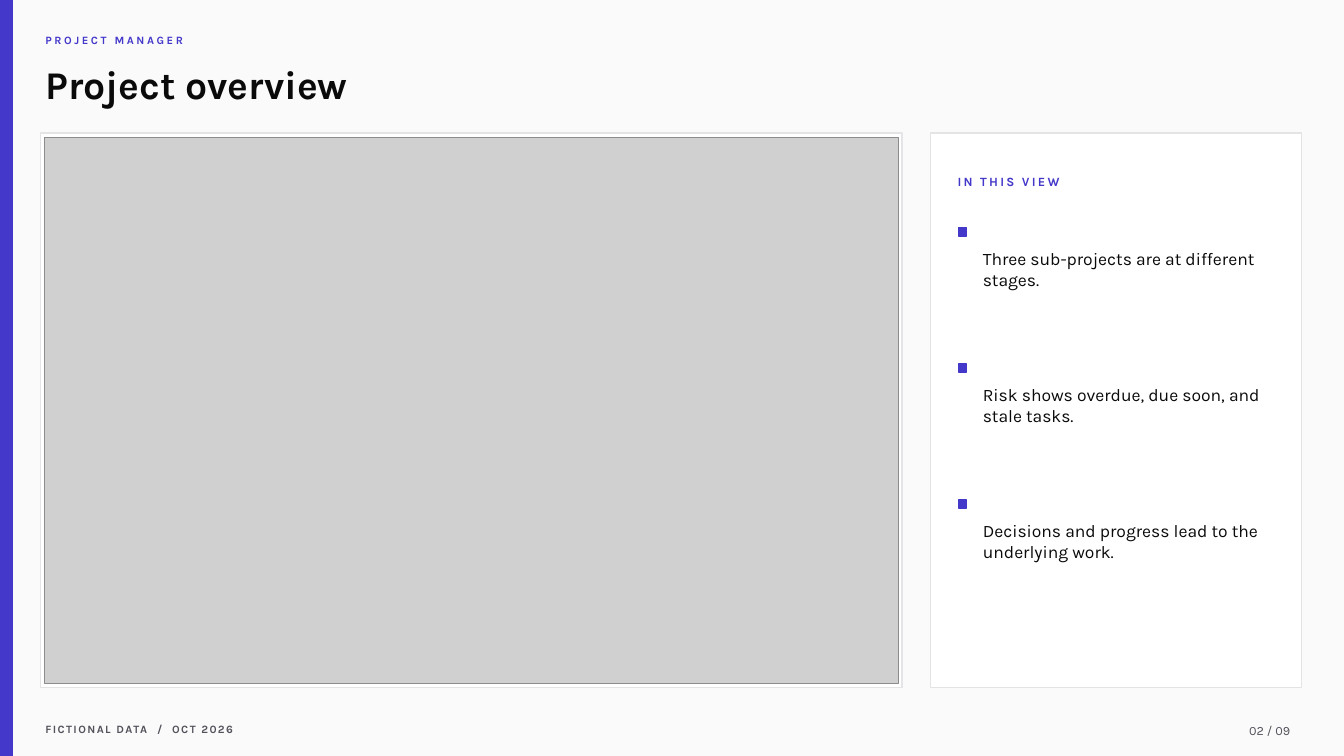
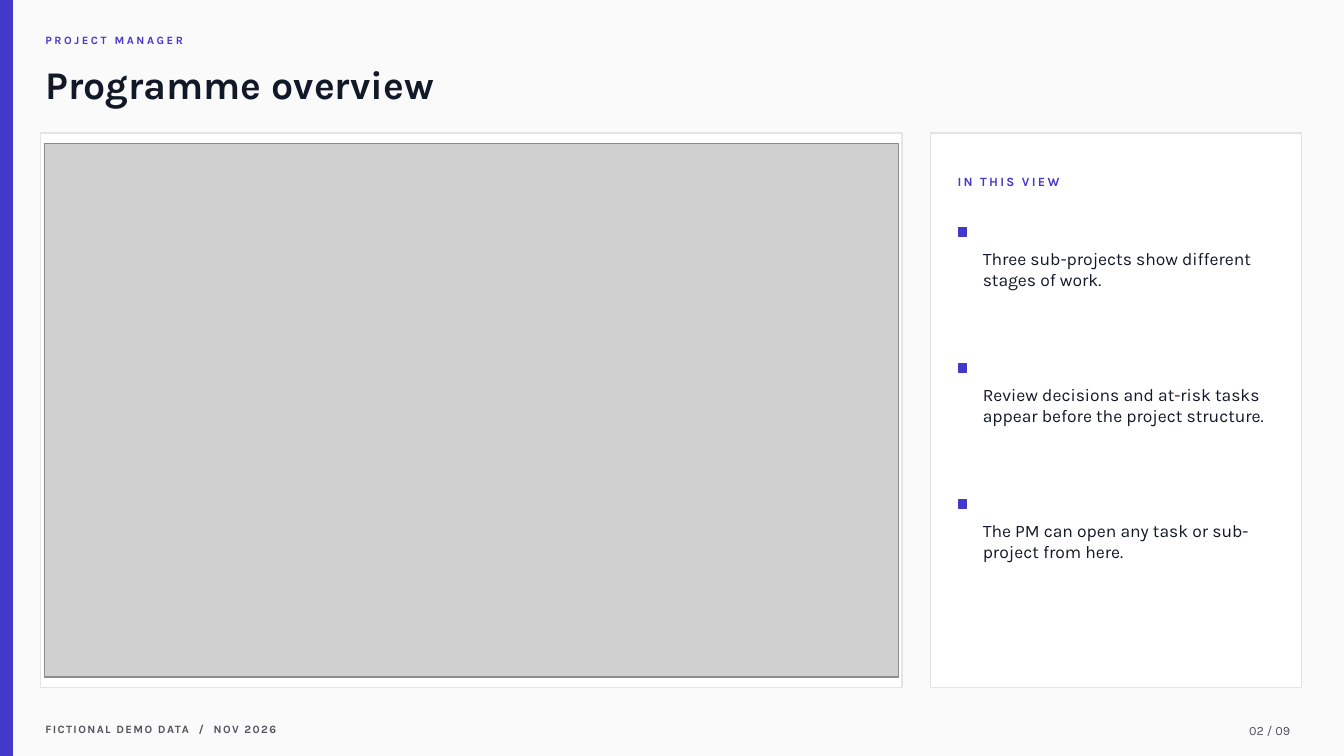
Before and after one commit to samarth-biztel/CVRDE, a slide deck: slide 2 of docs/CVRDE_Demo_Presentation.pptx. Drawn at 1344x756 pixels with LibreOffice and Linux fonts; fonts in the diff are those of the drawing; grey boxes stand for pictures. Boxes give left, top, right and bottom in pixels: in the first picture for what was removed or moved away, otherwise in the second. Text is boxed around its words. In the diff, an @@ line names an element or a change of style, - is before the commit and + after.

Commit message:
Refresh hosted demo presentation and walkthrough

```diff
--- a/docs/CVRDE_Demo_Presentation.pptx
+++ b/docs/CVRDE_Demo_Presentation.pptx
@@ text at (45, 71, 434, 109): text changed; text colour #0A0A0A to #111827 @@
-Project overview
+Programme overview
@@ picture: place and size @@
-picture at (44, 137, 898, 684)
+picture at (44, 143, 898, 677)
@@ text at (983, 253, 1251, 291): text changed; text colour #0A0A0A to #111827 @@
-Three sub-projects are at different stages.
+Three sub-projects show different stages of work.
@@ text at (983, 389, 1264, 427): text changed; text colour #0A0A0A to #111827 @@
-Risk shows overdue, due soon, and stale tasks.
+Review decisions and at-risk tasks appear before the project structure.
@@ text at (983, 525, 1248, 563): text changed; text colour #0A0A0A to #111827 @@
-Decisions and progress lead to the underlying work.
+The PM can open any task or sub-project from here.
@@ text at (45, 719, 580, 739): text changed @@
-FICTIONAL DATA / OCT 2026
+FICTIONAL DEMO DATA / NOV 2026
```
Also in this commit, not shown: 7 other slides changed, 1 slide added, 1 slide removed, 12 other files.
